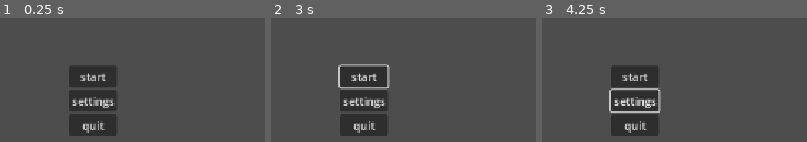
Above: before the commit, frames 1-3 (left to right).
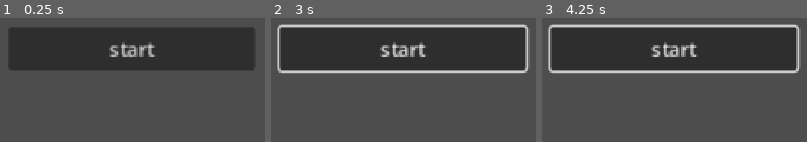
Above: after the commit, the same moments.

Repository: wuffgame/RAM-Clicker
Game: Godot game, scene res://sceny/menu.tscn
Same seed, same stepped clock (60 frames per second), same inputs: the game is played once before the commit and once after it. This scene is started directly instead of the project's main scene.
Inputs (mouse positions are in pixels of both pictures, inside the frame that each line leads up to):
- Up to frame 1 (0.25 s): no input
- Up to frame 2 (3 s): click (363, 101) at 0.5 s, where only the run before the commit has a clickable "settings"; click "start" at 1.25 s; click "start" at 2 s; tap Enter at 2.75 s; move the mouse to (outside the picture) at 2.77 s; hold Right from 2.78 s (still down); tap Alt at 2.85 s; click (outside the picture) at 2.92 s
- Up to frame 3 (4.25 s): tap Space at 3.5 s; move the mouse to (outside the picture) at 3.52 s; release Right at 3.53 s; hold Down from 3.53 s (still down); tap Shift at 3.6 s

The runs differ from the first frame. In frame 1, 37% of the frame differs, in the area x 3-96%, y 8-96%; in frame 2, 45%, in the area x 2-98%, y 4-96%; in frame 3, 45%.

Commit message:
changed size and postion of buttons

Diff:
--- a/ram-clicker/sceny/menu.tscn
+++ b/ram-clicker/sceny/menu.tscn
@@ -8,28 +8,11 @@
 grow_horizontal = 2
 grow_vertical = 2
 
-[node name="VBoxContainer" type="VBoxContainer" parent="." unique_id=1781593133]
-layout_mode = 1
-anchors_preset = 8
-anchor_left = 0.5
-anchor_top = 0.5
-anchor_right = 0.5
-anchor_bottom = 0.5
-offset_left = -95.0
-offset_top = -52.0
-offset_right = -26.0
-offset_bottom = 49.0
-grow_horizontal = 2
-grow_vertical = 2
-
-[node name="Start" type="Button" parent="VBoxContainer" unique_id=1618690255]
-layout_mode = 2
+[node name="Start" type="Button" parent="." unique_id=1618690255]
+layout_mode = 0
+offset_left = 394.0
+offset_top = 215.99998
+offset_right = 594.92944
+offset_bottom = 251.27243
+scale = Vector2(1.7667897, 1.7667897)
 text = "start"
-
-[node name="Settings" type="Button" parent="VBoxContainer" unique_id=680367273]
-layout_mode = 2
-text = "settings"
-
-[node name="Quit" type="Button" parent="VBoxContainer" unique_id=654414503]
-layout_mode = 2
-text = "quit"
